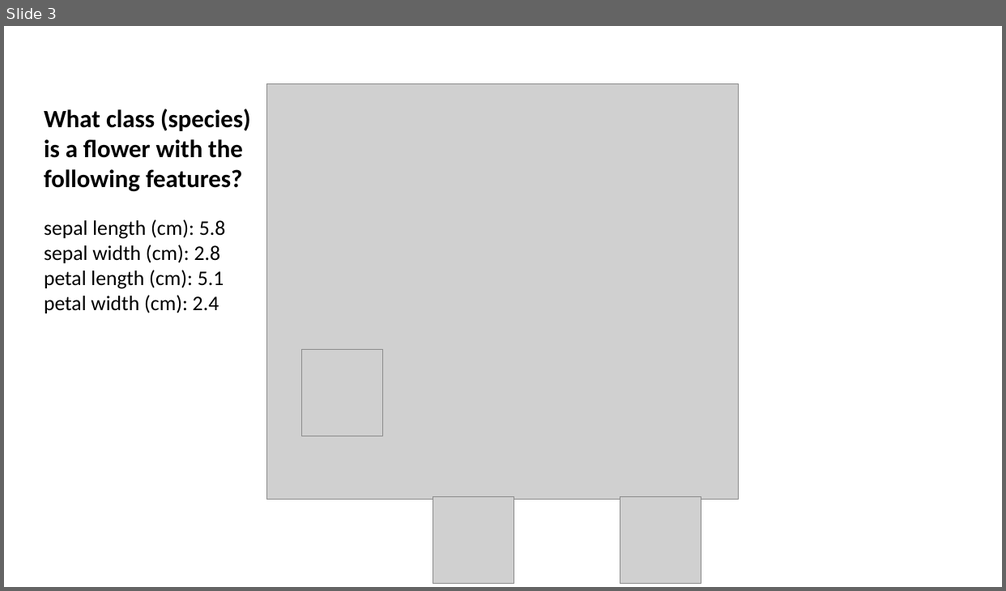
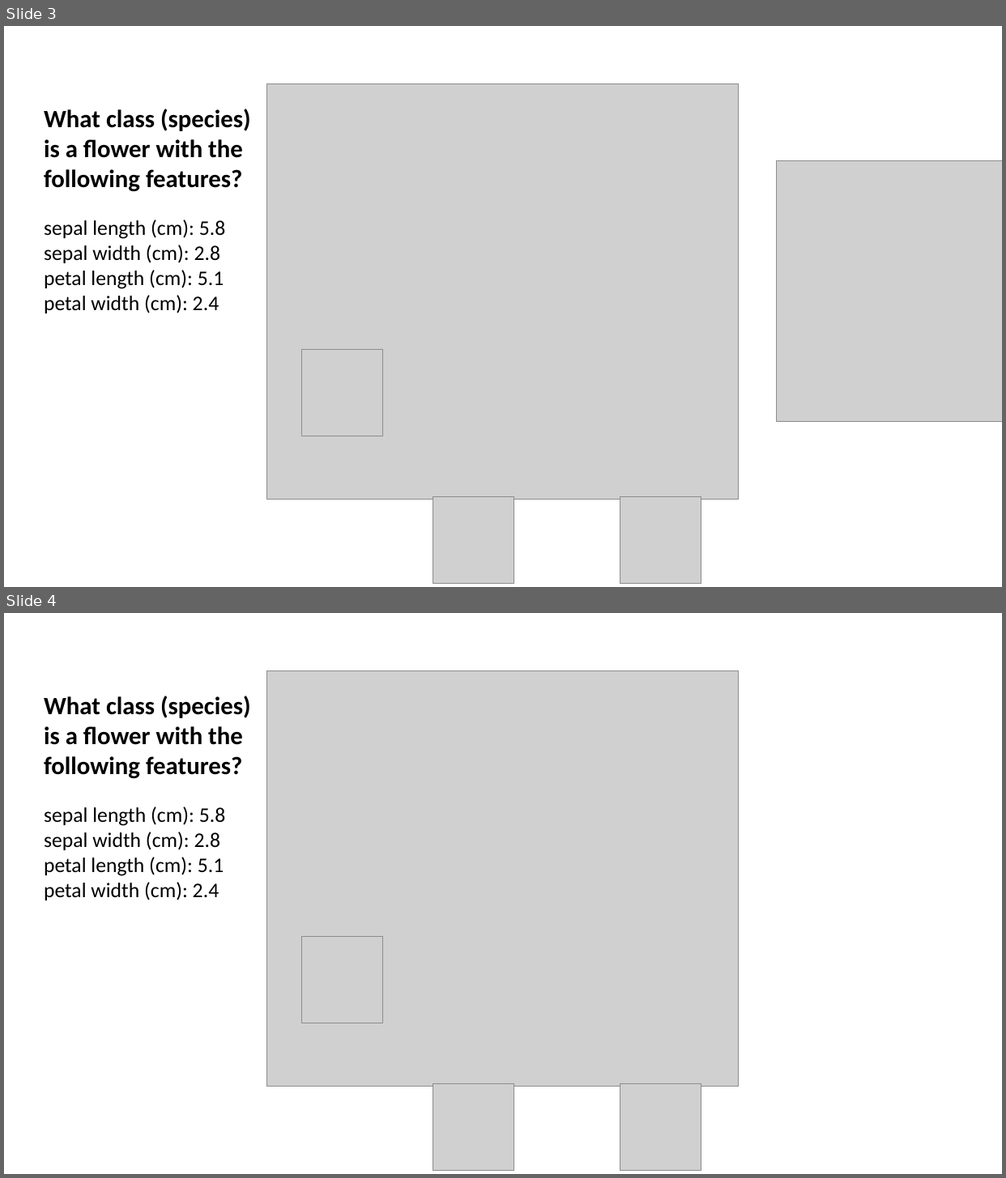
Before and after one commit to mGalarnyk/Python_Tutorials, a slide deck: Sklearn/DecisionTrees/powerpoint/DecisionComparison.pptx. Shown one above the other, each under a label of ours: slide 3 before the commit, slides 3 and 4 after it. The pictures are 1006x591 and 1006x1178 pixels, drawn with LibreOffice and Linux fonts; fonts in the diff are those of the drawing; grey boxes stand for pictures. Boxes give left, top, right and bottom in pixels: in the first picture for what was removed or moved away, otherwise in the second. Text is boxed around its words. In the diff, an @@ line names an element or a change of style, - is before the commit and + after.

```diff
--- a/Sklearn/DecisionTrees/powerpoint/DecisionComparison.pptx
+++ b/Sklearn/DecisionTrees/powerpoint/DecisionComparison.pptx
@@ slide 3 added at [4,26,1002,587], background #FFFFFF @@
@@ group added at [44,84,738,584]: 4 pictures, 1 text @@
+What class (species) is a flower with the following features?
+sepal length (cm): 5.8
+sepal width (cm): 2.8
+petal length (cm): 5.1
+petal width (cm): 2.4
@@ picture added at [777,160,1002,422] @@
@@ what was slide 3 is now slide 4 @@
```
Also in this commit, not shown: 1 other slide added, 11 other files.
